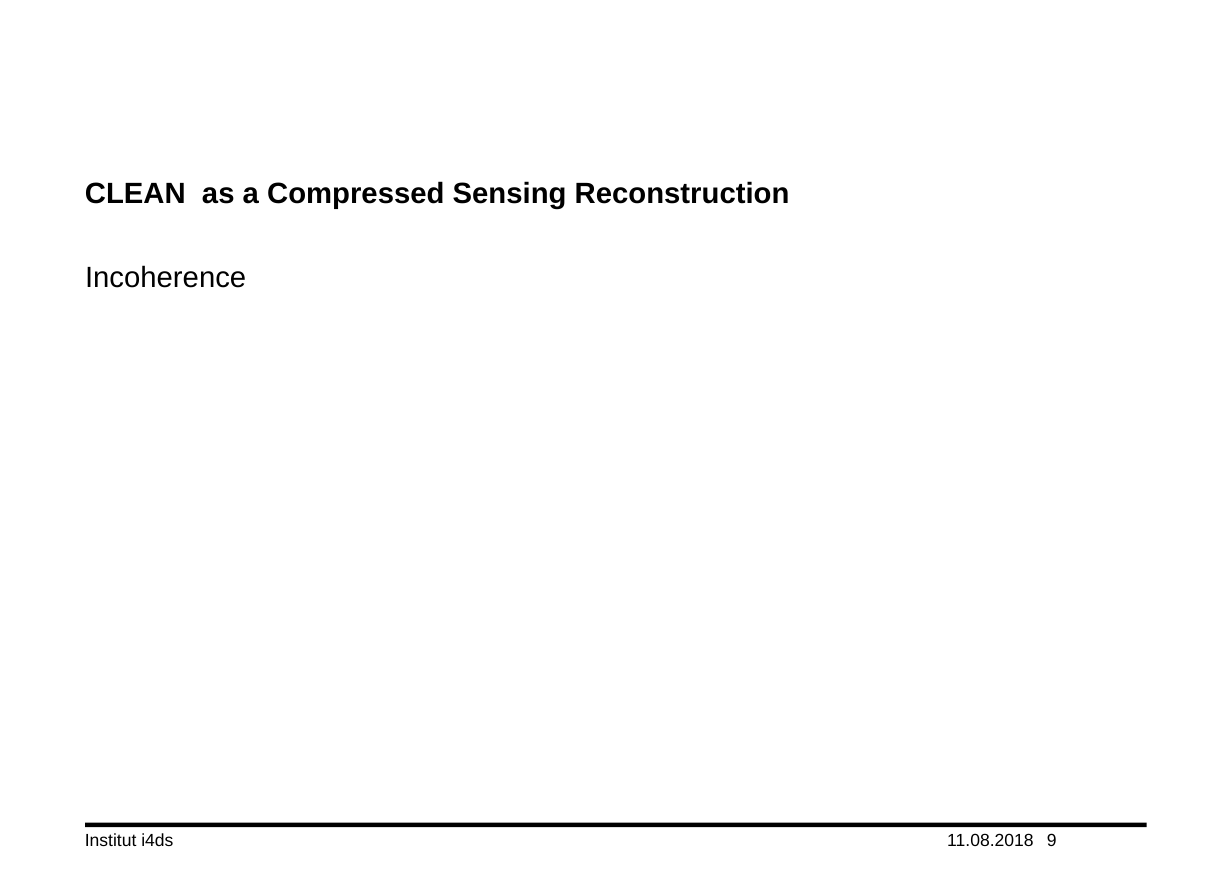
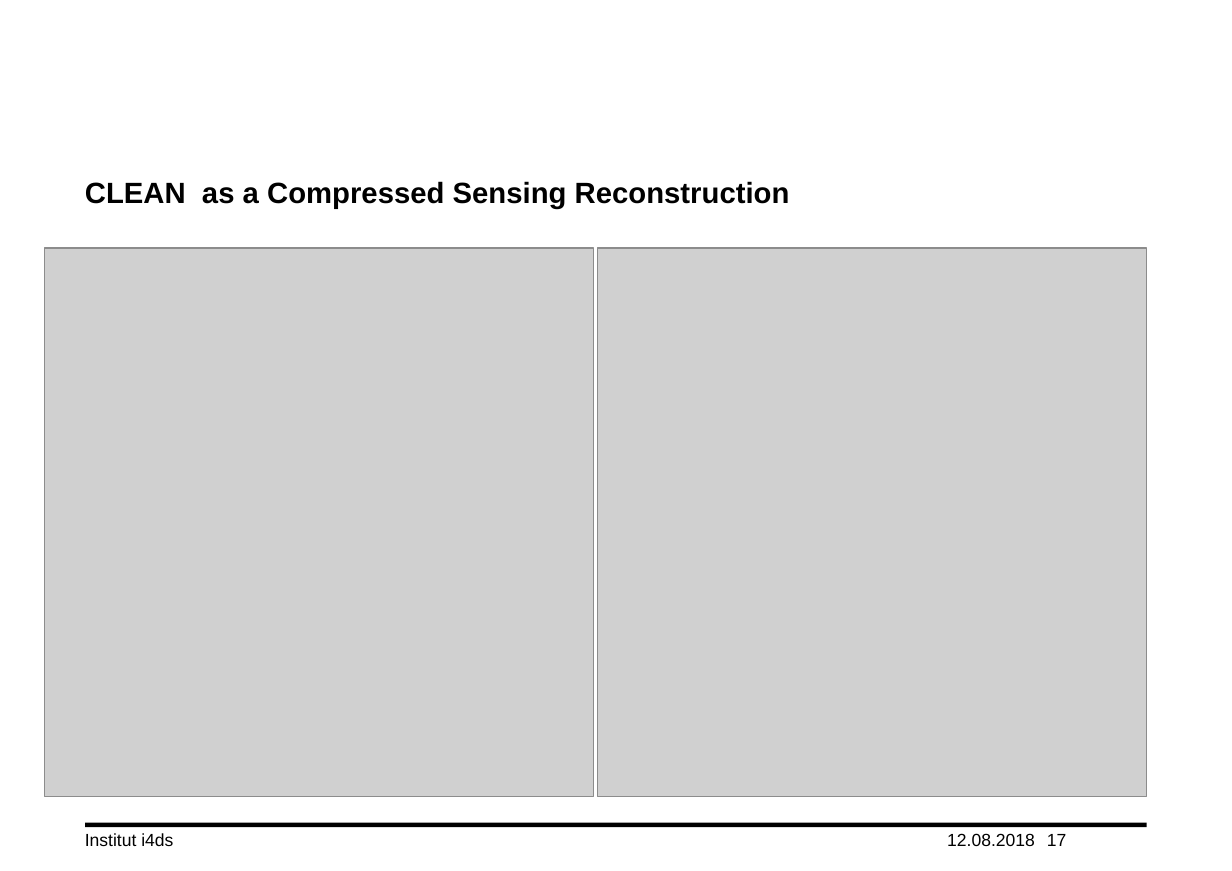
Before and after one commit to lord-blueberry/p7-doc, a slide deck: slide 17 of ppt/praes.pptx (slide 9 before the commit). Drawn at 1232x871 pixels with LibreOffice and Linux fonts; fonts in the diff are those of the drawing; grey boxes stand for pictures; background and template pictures are left out. Boxes give left, top, right and bottom in pixels: in the first picture for what was removed or moved away, otherwise in the second. Text is boxed around its words. In the diff, an @@ line names an element or a change of style, - is before the commit and + after.

```diff
--- a/ppt/praes.pptx
+++ b/ppt/praes.pptx
@@ picture added at box(45, 248, 594, 797) @@
@@ text removed at box(85, 265, 246, 288) @@
-Incoherence
@@ picture added at box(598, 248, 1147, 797) @@
@@ text at box(947, 833, 1035, 846): text changed @@
-11.08.2018
+12.08.2018
@@ page number at box(1047, 834, 1066, 846): text changed @@
-9
+17
```
Also in this commit, not shown: 20 other slides changed, 9 slides added, 49 other files.
